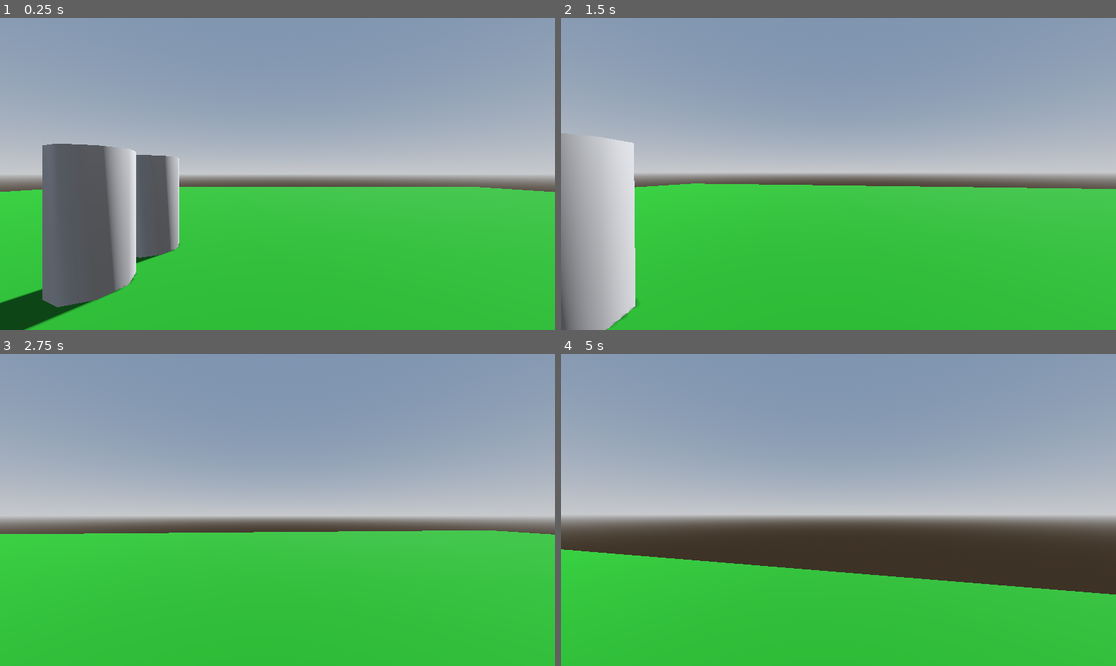
Above: before the commit, frames 1-4 (two rows, left to right).
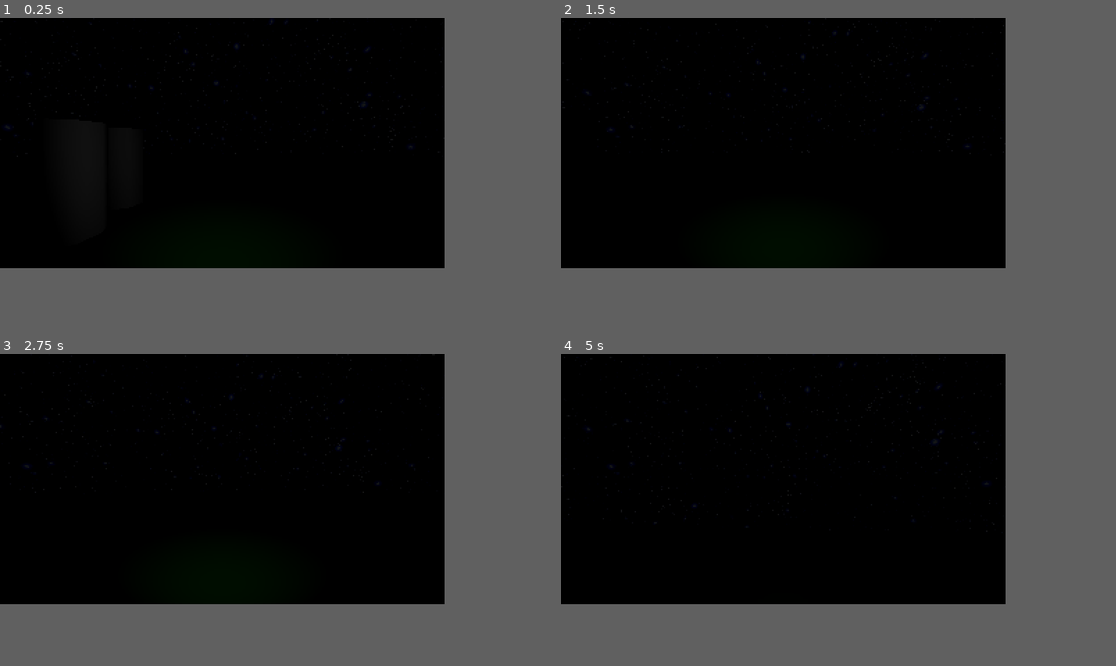
Above: after the commit, the same moments.

Repository: Nalzurin/incident-investigation
Game: Godot game, scene res://TestScene.tscn
The game is run twice, just before and just after one commit, with the same random seed, the same clock (stepped at 60 frames per second) and the same inputs.
Inputs (mouse positions are in pixels of both pictures, inside the frame that each line leads up to):
- Up to frame 1 (0.25 s): no input
- Up to frame 2 (1.5 s): tap Enter (ui_accept) at 0.5, 0.77 s; move the mouse to (866, 174) at 0.52 s; hold Shift (sprint) 0.53-1.28 s; hold W (forward) from 0.53 s (still down); move the mouse to (810, 174) at 1.27 s; tap Shift (sprint) at 1.35 s
- Up to frame 3 (2.75 s): keep holding W (forward); tap Enter (ui_accept) at 1.52 s; move the mouse to (288, 503) at 2.02 s; hold Shift (sprint) from 2.03 s (still down)
- Up to frame 4 (5 s): keep holding W (forward); move the mouse to (832, 516) at 2.77 s; release Shift (sprint) at 2.78 s; tap Shift (sprint) at 2.85, 4.35 s; tap Enter (ui_accept) at 3.02, 3.77, 4.52 s; move the mouse to (877, 513) at 3.52 s; hold Shift (sprint) 3.53-4.28 s; move the mouse to (794, 506) at 4.27 s
In our replay, the window is 799x449 before the commit and 640x360 after it. These sizes can differ from the game's own. Grey fills any space a smaller window leaves; there, only what the larger window draws over its background counts as a difference.

The runs differ from the first frame. In frame 1, 78% of the frame differs, in the area x 0-100%, y 0-100%; in frame 2, 78%; in frame 3, 76%; in frame 4, 79%, in the area x 0-100%, y 0-81%.

Commit message:
Add PS1 style shader, change environment to night Add assets for intro logs

Diff:
--- /dev/null
+++ b/Scripts/Shaders/PS1PP.gdshader
@@ -0,0 +1,44 @@
+shader_type spatial;
+uniform sampler2D SCREEN_TEXTURE : hint_screen_texture, filter_linear_mipmap;
+render_mode unshaded, shadows_disabled,depth_draw_never;
+
+uniform int color_depth : hint_range(1, 8) = 5;
+uniform bool dithering = true;
+uniform int resolution_scale = 4;
+
+int dithering_pattern(ivec2 fragcoord) {
+	const int pattern[] = {
+		-4, +0, -3, +1,
+		+2, -2, +3, -1,
+		-3, +1, -4, +0,
+		+3, -1, +2, -2
+	};
+
+	int x = fragcoord.x % 4;
+	int y = fragcoord.y % 4;
+
+	return pattern[y * 4 + x];
+}
+
+void vertex() {
+	POSITION = vec4(VERTEX, 1.0);
+}
+
+void fragment() {
+	ivec2 uv = ivec2(FRAGCOORD.xy / float(resolution_scale));
+	vec3 color = texelFetch(SCREEN_TEXTURE, uv * resolution_scale, 0).rgb;
+
+	// Convert from [0.0, 1.0] range to [0, 255] range
+	ivec3 c = ivec3(round(color * 255.0));
+
+	// Apply the dithering pattern
+	if (dithering) {
+		c += ivec3(dithering_pattern(uv));
+	}
+
+	// Truncate from 8 bits to color_depth bits
+	c >>= (8 - color_depth);
+
+	// Convert back to [0.0, 1.0] range
+	ALBEDO = vec3(c) / float(1 << color_depth);
+}
--- a/TestScene.tscn
+++ b/TestScene.tscn
@@ -1,18 +1,31 @@
-[gd_scene load_steps=8 format=3 uid="uid://3ifs4ycqgcrs"]
+[gd_scene load_steps=13 format=3 uid="uid://3ifs4ycqgcrs"]
 
+[ext_resource type="Texture2D" uid="uid://b6tt3n8sm3t53" path="res://Assets/Images/3442970.jpg" id="1_hx5gv"]
 [ext_resource type="Script" path="res://Scripts/Player.gd" id="1_wqfyr"]
+[ext_resource type="Shader" path="res://Scripts/Shaders/PS1PP.gdshader" id="2_qdra7"]
 
-[sub_resource type="ProceduralSkyMaterial" id="ProceduralSkyMaterial_nqyhu"]
-sky_horizon_color = Color(0.64625, 0.65575, 0.67075, 1)
-ground_horizon_color = Color(0.64625, 0.65575, 0.67075, 1)
+[sub_resource type="PanoramaSkyMaterial" id="PanoramaSkyMaterial_60nm4"]
+panorama = ExtResource("1_hx5gv")
 
-[sub_resource type="Sky" id="Sky_0uqk7"]
-sky_material = SubResource("ProceduralSkyMaterial_nqyhu")
+[sub_resource type="Sky" id="Sky_a158a"]
+sky_material = SubResource("PanoramaSkyMaterial_60nm4")
+radiance_size = 0
 
 [sub_resource type="Environment" id="Environment_xnot0"]
 background_mode = 2
-sky = SubResource("Sky_0uqk7")
-tonemap_mode = 2
+sky = SubResource("Sky_a158a")
+sky_rotation = Vector3(0, 0, -3.88336)
+ambient_light_source = 3
+ambient_light_color = Color(0, 0, 0.556863, 0.584314)
+ambient_light_sky_contribution = 0.0
+ambient_light_energy = 0.1
+fog_enabled = true
+fog_light_color = Color(0, 0, 0, 1)
+fog_density = 0.7965
+fog_height_density = 16.0
+
+[sub_resource type="CameraAttributesPractical" id="CameraAttributesPractical_au2vq"]
+exposure_multiplier = 0.1
 
 [sub_resource type="StandardMaterial3D" id="StandardMaterial3D_js712"]
 albedo_color = Color(0, 0.368627, 0, 1)
@@ -22,14 +35,28 @@
 [sub_resource type="ConvexPolygonShape3D" id="ConvexPolygonShape3D_h8ark"]
 points = PackedVector3Array(-0.125207, -0.532801, -0.480507, 0.0227831, 0.47607, 0.498884, 0.169713, 0.559144, 0.464172 …(924 unchanged characters)…
 
+[sub_resource type="ShaderMaterial" id="ShaderMaterial_vo0o2"]
+render_priority = 0
+shader = ExtResource("2_qdra7")
+shader_parameter/color_depth = 2
+shader_parameter/dithering = true
+shader_parameter/resolution_scale = 11
+
+[sub_resource type="QuadMesh" id="QuadMesh_t1kdp"]
+material = SubResource("ShaderMaterial_vo0o2")
+flip_faces = true
+size = Vector2(2, 2)
+
 [node name="Node3D" type="Node3D"]
 
 [node name="DirectionalLight3D" type="DirectionalLight3D" parent="."]
 transform = Transform3D(-0.866025, -0.433013, 0.25, 0, 0.5, 0.866025, -0.5, 0.75, -0.433013, 0, 0, 0)
 shadow_enabled = true
+sky_mode = 2
 
 [node name="WorldEnvironment" type="WorldEnvironment" parent="."]
 environment = SubResource("Environment_xnot0")
+camera_attributes = SubResource("CameraAttributesPractical_au2vq")
 
 [node name="Ground" type="CSGBox3D" parent="."]
 use_collision = true
@@ -51,6 +78,18 @@
 
 [node name="Camera3D" type="Camera3D" parent="Player/Head"]
 
+[node name="SpotLight3D" type="SpotLight3D" parent="Player/Head/Camera3D"]
+transform = Transform3D(1, 0, 0, 0, 1, 0, 0, 0, 1, 0.00449485, -0.0460014, -0.550521)
+light_energy = 10.0
+light_indirect_energy = 10.0
+light_volumetric_fog_energy = 10.0
+light_size = 1.0
+shadow_enabled = true
+distance_fade_enabled = true
+spot_range = 789.618
+spot_attenuation = 0.217638
+spot_angle = 60.0
+
 [node name="CSGCylinder3D" type="CSGCylinder3D" parent="."]
 transform = Transform3D(1, 0, 0, 0, 1, 0, 0, 0, 1, -2.64684, 0.999523, -0.0409071)
 use_collision = true
@@ -62,3 +101,9 @@
 [node name="CSGCylinder3D3" type="CSGCylinder3D" parent="."]
 transform = Transform3D(1, 0, 0, 0, 1, 0, 0, 0, 1, -2.64684, 0.999523, -4.38982)
 use_collision = true
+
+[node name="FilterPS1" type="MeshInstance3D" parent="."]
+transform = Transform3D(1, 0, 0, 0, 1, 0, 0, 0, 1, 0.163747, 0.0259528, 0.0296905)
+visible = false
+extra_cull_margin = 112.85
+mesh = SubResource("QuadMesh_t1kdp")
--- a/project.godot
+++ b/project.godot
@@ -14,6 +14,14 @@
 run/main_scene="res://TestScene.tscn"
 config/features=PackedStringArray("4.2", "GL Compatibility")
 config/icon="res://icon.svg"
+
+[display]
+
+window/size/viewport_width=320
+window/size/viewport_height=180
+window/size/window_width_override=1280
+window/size/window_height_override=720
+window/stretch/mode="viewport"
 
 [input]
 
Binary file added: Assets/Images/23190.jpg
Not shown, added: Assets/Images/23190.jpg.import
Binary file added: Assets/Images/3442970.jpg
Not shown, added: Assets/Images/3442970.jpg.import
Binary file added: Assets/Images/automated-incident-log.png
Not shown, added: Assets/Images/automated-incident-log.png.import
Binary file added: Assets/Images/black-sky-darkness-night-atmosphere-astronomical-object-1563485-pxhere.com.jpg
Not shown, added: Assets/Images/black-sky-darkness-night-atmosphere-astronomical-object-1563485-pxhere.com.jpg.import
Binary file added: Assets/Images/investigation-task-assignment.png
Not shown, added: Assets/Images/investigation-task-assignment.png.import
Binary file added: Assets/Images/ivory-off-white-paper-texture.jpg
Not shown, added: Assets/Images/ivory-off-white-paper-texture.jpg.import
(and 16 more such lines)
